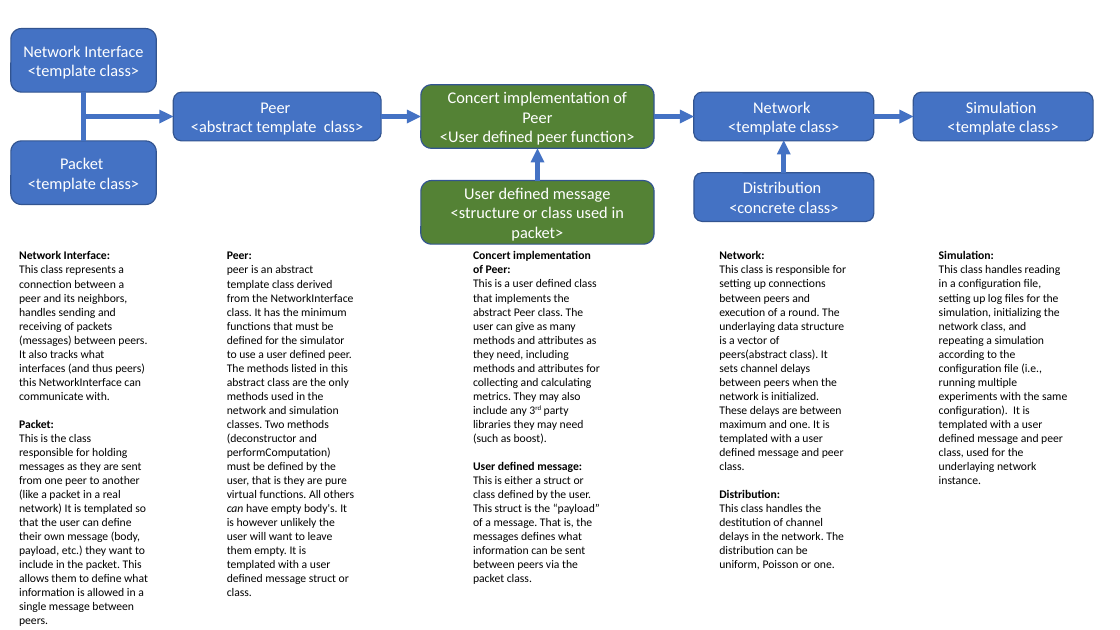
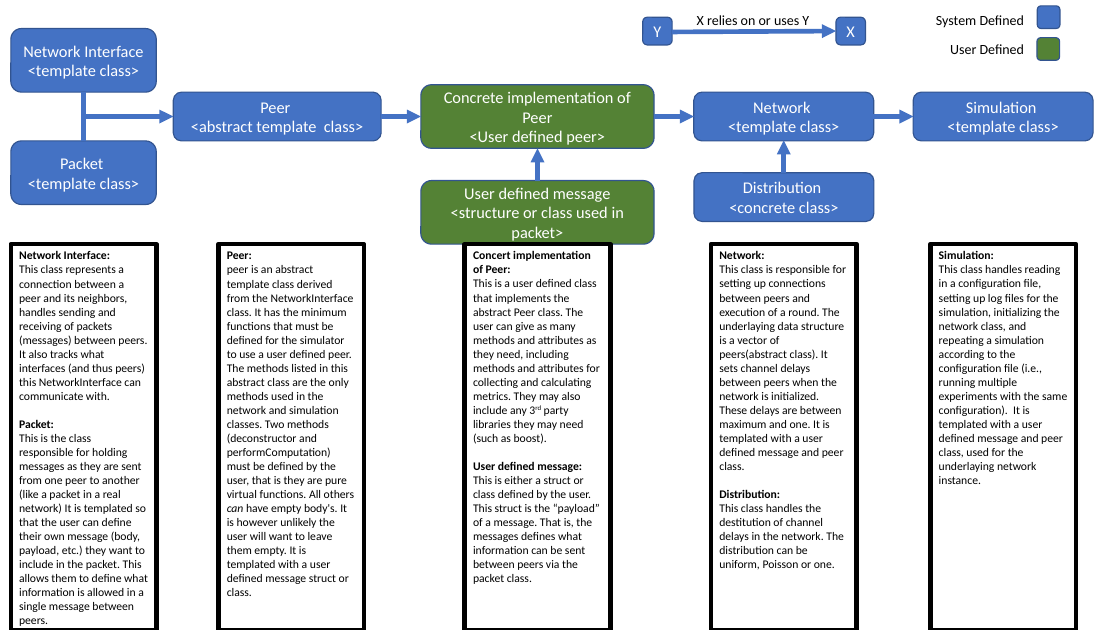
Before and after one commit to QuantasSupport/Quantas, a slide deck: slide 1 of Documentation/abstract sim draw.pptx. Drawn at 1120x630 pixels with LibreOffice and Linux fonts; fonts in the diff are those of the drawing. Boxes give left, top, right and bottom in pixels: in the first picture for what was removed or moved away, otherwise in the second. Text is boxed around its words. In the diff, an @@ line names an element or a change of style, - is before the commit and + after.

Commit message:
added key to chart

```diff
--- a/Documentation/abstract sim draw.pptx
+++ b/Documentation/abstract sim draw.pptx
@@ rounded rectangle added at [643, 17, 672, 45], fill #4472C4, outline #325491 1 pt, 14 pt, text #FFFFFF @@
+Y
@@ text added at [697, 15, 809, 25], 12 pt, text #000000 @@
+X relies on or uses Y
@@ rounded rectangle added at [836, 17, 865, 45], fill #4472C4, outline #325491 1 pt, 14 pt, text #FFFFFF @@
+X
@@ text added at [936, 15, 1024, 28], 12 pt, text #000000 @@
+System Defined
@@ rounded rectangle added at [1038, 6, 1060, 29], fill #4472C4, outline #325491 1 pt @@
@@ arrow added from (672, 32) to (836, 31), #4472C4 4 pt @@
@@ text added at [950, 44, 1024, 54], 12 pt, text #000000 @@
+User Defined
@@ rounded rectangle added at [1038, 38, 1060, 60], fill #548235, outline #325491 1 pt @@
@@ text in rounded rectangle at [444, 91, 631, 145]: text changed @@
-Concert implementation of Peer
-<User defined peer function>
+Concrete implementation of Peer
+<User defined peer>
@@ 5 rectangles: place and size @@
-5 rectangles at [19, 250, 1067, 626]
+5 rectangles at [11, 245, 1076, 630]
@@ outline none to #000000 4 pt in 5 elements at [11, 245, 156, 630], [218, 245, 364, 630], [465, 245, 610, 630], [712, 245, 857, 630], [931, 245, 1076, 630] @@
```
